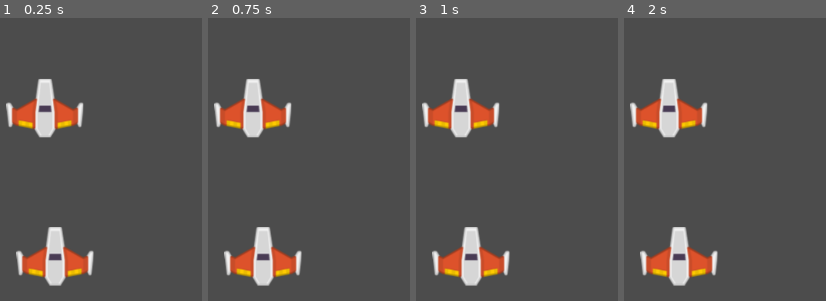
Above: before the commit, frames 1-4 (left to right).
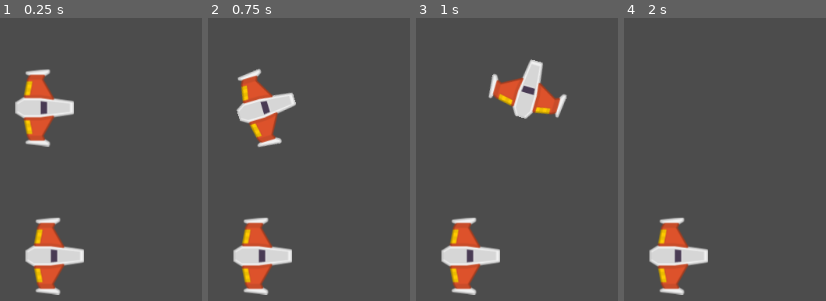
Above: after the commit, the same moments.

Repository: FrancoA13/Meteoritos_Juego
Game: Godot game, scene res://Juego/Niveles/NivelTest.tscn
The game is run twice, just before and just after one commit, with the same random seed, the same clock (stepped at 60 frames per second) and the same inputs.
Inputs:
- Up to frame 1 (0.25 s): no input
- Up to frame 2 (0.75 s): tap Enter at 0.5 s; hold W (mover_adelante, bound only after the commit) from 0.53 s (still down); hold A (rotar_antihorario, bound only after the commit) from 0.53 s (still down)
- Up to frame 3 (1 s): keep holding W (mover_adelante, bound only after the commit); keep holding A (rotar_antihorario, bound only after the commit); tap D (rotar_horario, bound only after the commit) at 0.8 s
- Up to frame 4 (2 s): release W (mover_adelante, bound only after the commit) at 1.28 s; release A (rotar_antihorario, bound only after the commit) at 1.28 s; hold S (mover_atras, bound only after the commit) from 1.28 s (still down); tap D (rotar_horario, bound only after the commit) at 1.35 s; tap A (rotar_antihorario, bound only after the commit) at 1.55 s

The runs differ from the first frame. In frame 1, 11% of the frame differs, in the area x 2-47%, y 18-98%; in frame 2, 11%; in frame 3, 13%, in the area x 2-75%, y 14-98%; in frame 4, 9.4%.

Commit message:
commit 4

Diff:
--- a/Juego/Naves/Player/MaterialFisico.tres
+++ b/Juego/Naves/Player/MaterialFisico.tres
@@ -1,4 +1,4 @@
 [gd_resource type="PhysicsMaterial" format=2]
 
 [resource]
-bounce = 50.0
+friction = 0.0
--- /dev/null
+++ b/Juego/Naves/Player/Player.gd
@@ -0,0 +1,42 @@
+#Player.gd
+class_name Player
+extends RigidBody2D
+## Atributos Export
+export var potencia_motor:int = 20
+export var potencia_rotacion:int = 280
+
+## Atributos
+var empuje:Vector2 = Vector2.ZERO
+var dir_rotacion:int = 0
+
+##Metodos
+func _integrate_forces(state: Physics2DDirectBodyState) -> void:
+	apply_central_impulse(empuje.rotated(rotation))
+	apply_torque_impulse(dir_rotacion * potencia_rotacion)
+
+
+func _process(delta: float) -> void:
+	player_input()
+
+## Metodos Custom
+func player_input()  -> void:
+	## Empuje
+	empuje = Vector2.ZERO
+	if Input.is_action_pressed("mover_adelante"):
+		empuje = Vector2(potencia_motor,0)
+	elif Input.is_action_pressed("mover_atras"):
+		empuje = Vector2(-potencia_motor,0)
+
+	## Rotacion
+	dir_rotacion = 0
+	if Input.is_action_pressed("rotar_antihorario"):
+		dir_rotacion -= 1
+	elif Input.is_action_pressed("rotar_horario"):
+		dir_rotacion += 1
+func _ready():
+	pass # Replace with function body.
+
+
+# Called every frame. 'delta' is the elapsed time since the previous frame.
+#func _process(delta):
+#	pass
--- a/Juego/Naves/Player/Player.tscn
+++ b/Juego/Naves/Player/Player.tscn
@@ -1,7 +1,8 @@
-[gd_scene load_steps=4 format=2]
+[gd_scene load_steps=5 format=2]
 
 [ext_resource path="res://Juego/Naves/Player/player_orange.png" type="Texture" id=1]
 [ext_resource path="res://Juego/Naves/Player/MaterialFisico.tres" type="PhysicsMaterial" id=2]
+[ext_resource path="res://Juego/Naves/Player/Player.gd" type="Script" id=3]
 
 [sub_resource type="CircleShape2D" id=1]
 radius = 37.0135
@@ -9,8 +10,12 @@
 [node name="Player" type="RigidBody2D"]
 physics_material_override = ExtResource( 2 )
 can_sleep = false
+linear_damp = 1.0
+angular_damp = 4.0
+script = ExtResource( 3 )
 
 [node name="Sprite" type="Sprite" parent="."]
+rotation = 1.5708
 texture = ExtResource( 1 )
 
 [node name="CollisionShape2D" type="CollisionShape2D" parent="."]
--- a/Juego/Niveles/NivelTest.tscn
+++ b/Juego/Niveles/NivelTest.tscn
@@ -7,8 +7,12 @@
 [node name="Player" parent="." instance=ExtResource( 1 )]
 position = Vector2( 489, 115 )
 gravity_scale = 0.0
+potencia_motor = 20
+potencia_rotacion = 280
 
 [node name="Player2" parent="." instance=ExtResource( 1 )]
 position = Vector2( 502, 305 )
 mode = 1
 gravity_scale = 0.0
+potencia_motor = 20
+potencia_rotacion = 280
--- a/project.godot
+++ b/project.godot
@@ -7,6 +7,16 @@
 ;   param=value ; assign values to parameters
 
 config_version=4
+
+_global_script_classes=[ {
+"base": "RigidBody2D",
+"class": "Player",
+"language": "GDScript",
+"path": "res://Juego/Naves/Player/Player.gd"
+} ]
+_global_script_class_icons={
+"Player": ""
+}
 
 [application]
 
@@ -18,6 +28,33 @@
 
 common/drop_mouse_on_gui_input_disabled=true
 
+[input]
+
+mover_adelante={
+"deadzone": 0.5,
+"events": [ Object(InputEventKey,"resource_local_to_scene":false,"resource_name":"","device":0,"alt":false,"shift":false,"control":false,"meta":false,"command":false,"pressed":false,"scancode":87,"physical_scancode":0,"unicode":0,"echo":false,"script":null)
+, Object(InputEventKey,"resource_local_to_scene":false,"resource_name":"","device":0,"alt":false,"shift":false,"control":false,"meta":false,"command":false,"pressed":false,"scancode":16777232,"physical_scancode":0,"unicode":0,"echo":false,"script":null)
+ ]
+}
+mover_atras={
+"deadzone": 0.5,
+"events": [ Object(InputEventKey,"resource_local_to_scene":false,"resource_name":"","device":0,"alt":false,"shift":false,"control":false,"meta":false,"command":false,"pressed":false,"scancode":83,"physical_scancode":0,"unicode":0,"echo":false,"script":null)
+, Object(InputEventKey,"resource_local_to_scene":false,"resource_name":"","device":0,"alt":false,"shift":false,"control":false,"meta":false,"command":false,"pressed":false,"scancode":16777234,"physical_scancode":0,"unicode":0,"echo":false,"script":null)
+ ]
+}
+rotar_horario={
+"deadzone": 0.5,
+"events": [ Object(InputEventKey,"resource_local_to_scene":false,"resource_name":"","device":0,"alt":false,"shift":false,"control":false,"meta":false,"command":false,"pressed":false,"scancode":68,"physical_scancode":0,"unicode":0,"echo":false,"script":null)
+, Object(InputEventKey,"resource_local_to_scene":false,"resource_name":"","device":0,"alt":false,"shift":false,"control":false,"meta":false,"command":false,"pressed":false,"scancode":16777233,"physical_scancode":0,"unicode":0,"echo":false,"script":null)
+ ]
+}
+rotar_antihorario={
+"deadzone": 0.5,
+"events": [ Object(InputEventKey,"resource_local_to_scene":false,"resource_name":"","device":0,"alt":false,"shift":false,"control":false,"meta":false,"command":false,"pressed":false,"scancode":65,"physical_scancode":0,"unicode":0,"echo":false,"script":null)
+, Object(InputEventKey,"resource_local_to_scene":false,"resource_name":"","device":0,"alt":false,"shift":false,"control":false,"meta":false,"command":false,"pressed":false,"scancode":16777231,"physical_scancode":0,"unicode":0,"echo":false,"script":null)
+ ]
+}
+
 [physics]
 
 common/enable_pause_aware_picking=true
